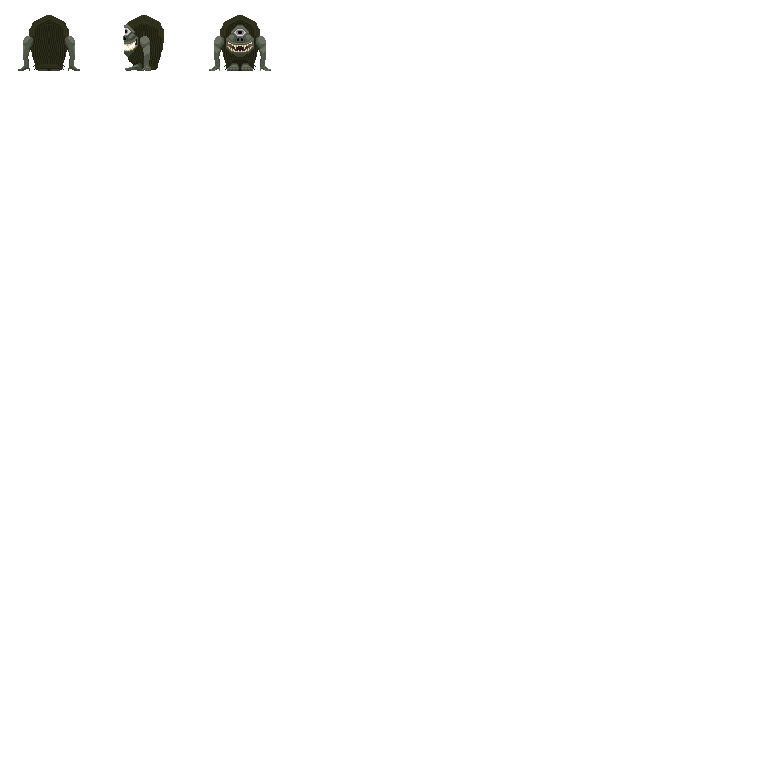
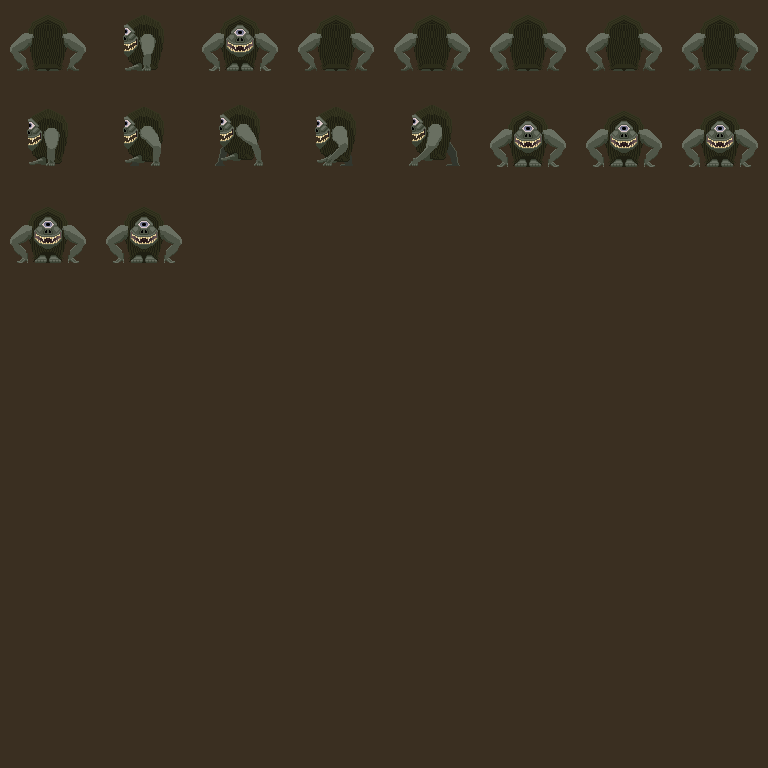
Layers edited between the first and the second 768 x 768 image:
added layer "Копия up" above "Вставленный слой" over (298, 15, 758, 71)
added layer "Вставленный слой" above "Копия side" over (43, 123, 442, 166)
added layer "Копия side" above "Layer" over (27, 105, 452, 165)
added layer "Layer" above "up" over (130, 137, 460, 166)
painted on "up" over (10, 15, 86, 71)
painted on "side" over (139, 34, 156, 68)
added layer "Копия down" above "down" over (10, 111, 758, 263)
painted on "down" over (202, 33, 278, 70)
showed "Фон", painted on it over (0, 0, 768, 768)
